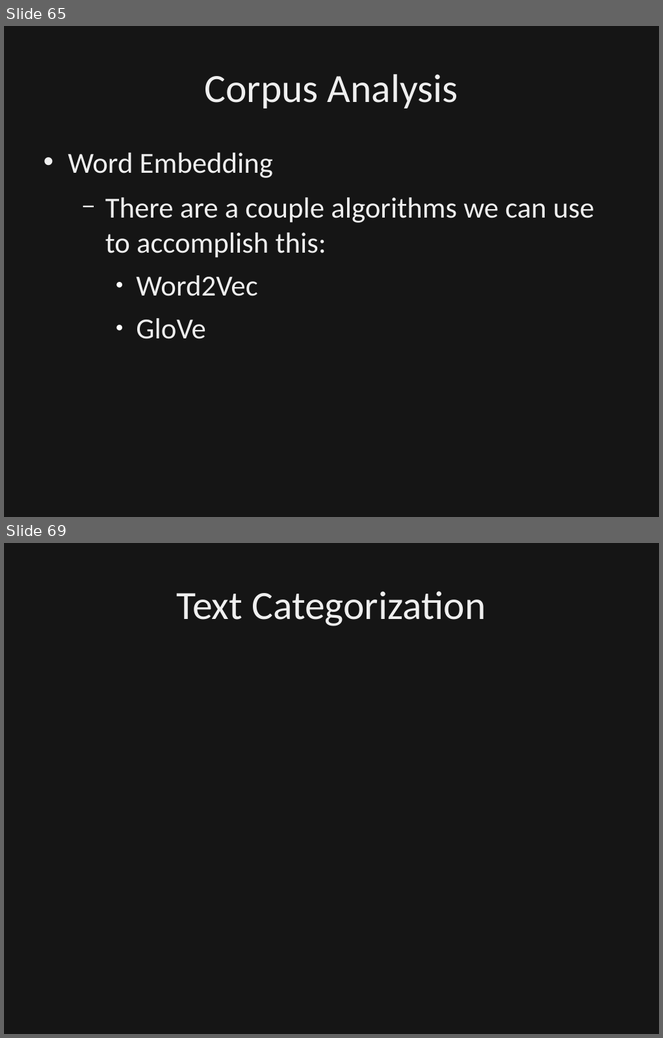
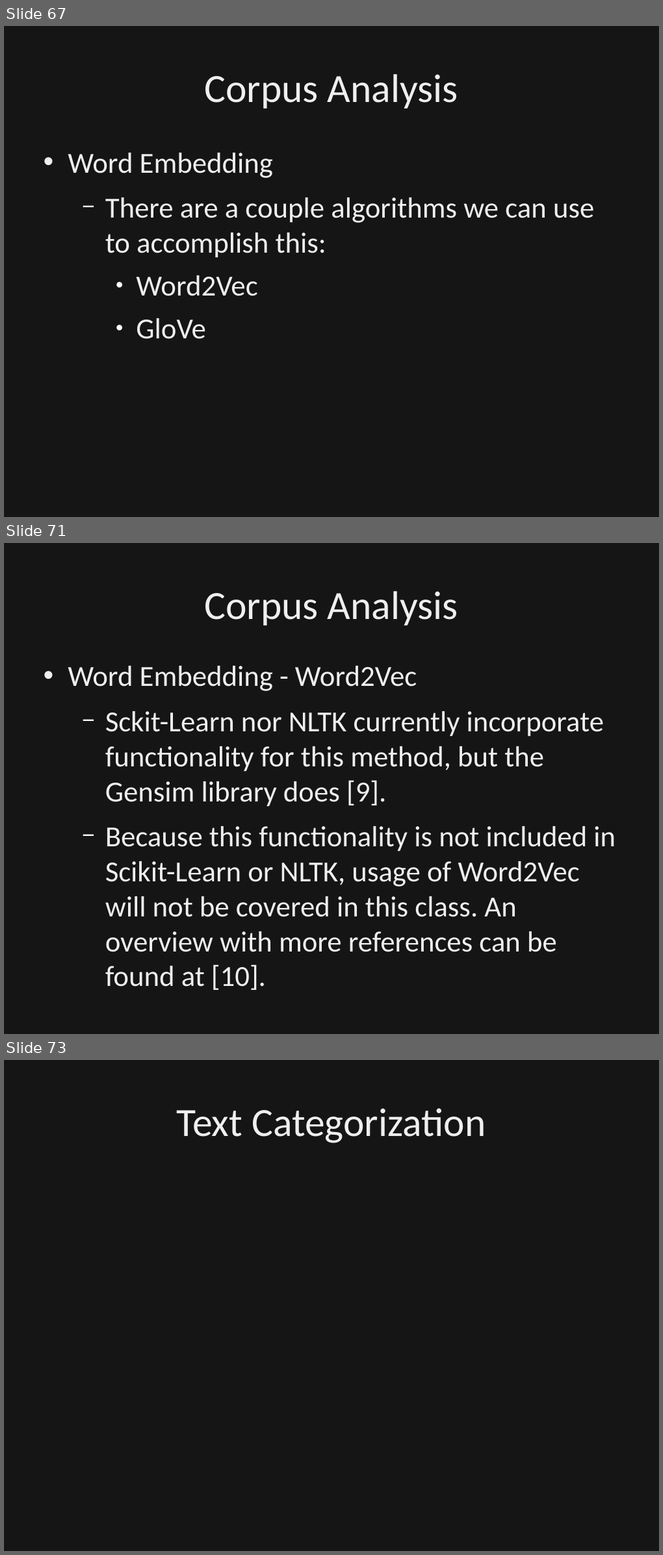
Before and after one commit to dbowmans46/PracticalProgramming, a slide deck: Session 7 - Python/Instructional Material/Session 7 - Python Brief Intro to NLP.odp. Shown one above the other, each under a label of ours: slides 65 and 69 before the commit, slides 67, 71 and 73 after it; the slides between them are not shown. The pictures are 663x1038 and 663x1555 pixels, drawn with LibreOffice and Linux fonts; fonts in the diff are those of the drawing; background and template pictures are left out; a plain dark background stands for a picture behind light text. Boxes give left, top, right and bottom in pixels: in the first picture for what was removed or moved away, otherwise in the second. Text is boxed around its words. In the diff, an @@ line names an element or a change of style, - is before the commit and + after.

Commit message:
Added layout for corpus analysis.  Added slides to clarify bag of words scoring, slides that describe Word2Vec, and slides that describe GloVe.  Noralized styling of slides and added references for word embedding.

```diff
--- a/Session 7 - Python/Instructional Material/Session 7 - Python Brief Intro to NLP.odp
+++ b/Session 7 - Python/Instructional Material/Session 7 - Python Brief Intro to NLP.odp
@@ slide 71 added at [4,543,659,1034], background picture (left out) @@
@@ rectangle added at [4,543,659,1034], fill #000000 at 50% opacity, outline #000000 0 pt @@
@@ title added at [204,591,458,626], 44 pt, text #EFEFEF @@
+Corpus Analysis
@@ text added at [68,666,616,990], 32 pt, text #EFEFEF @@
+• Word Embedding - Word2Vec
+  − Sckit-Learn nor NLTK currently incorporate functionality for this method, but the Gensim library does [9].
+  − Because this functionality is not included in Scikit-Learn or NLTK, usage of Word2Vec will not be covered in this class. An overview with more references can be found at [10].
@@ what was slide 65 is now slide 67 @@
@@ what was slide 69 is now slide 73 @@
```
Also in this commit, not shown: 9 slides changed, 4 other slides added, 1 other file.
